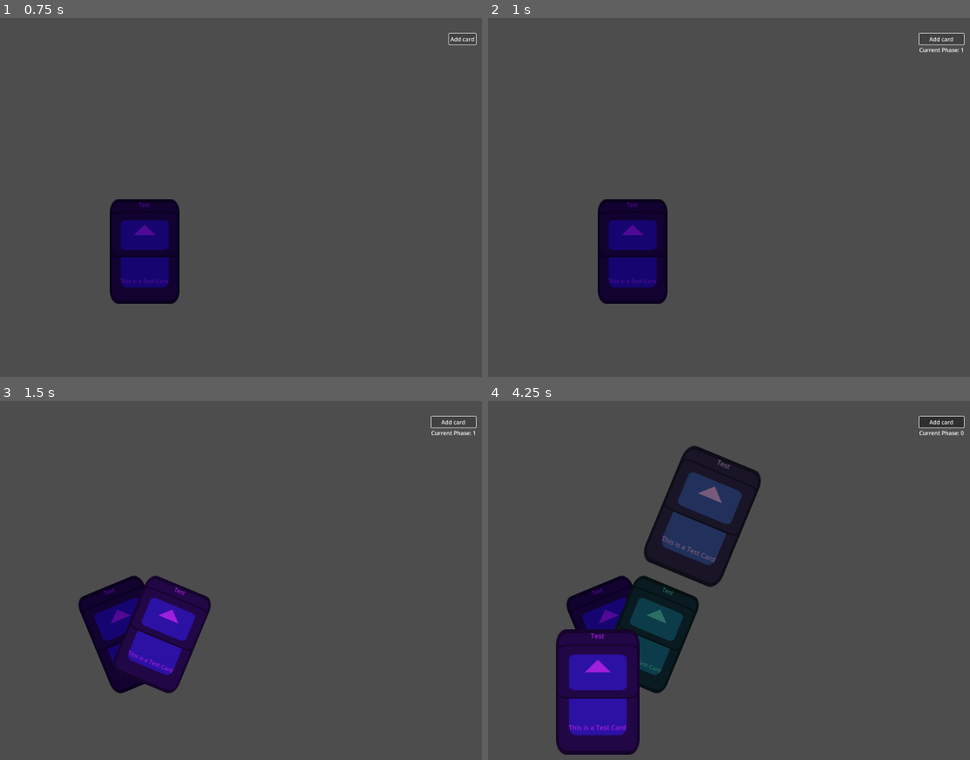
Above: before the commit, frames 1-4 (two rows, left to right).
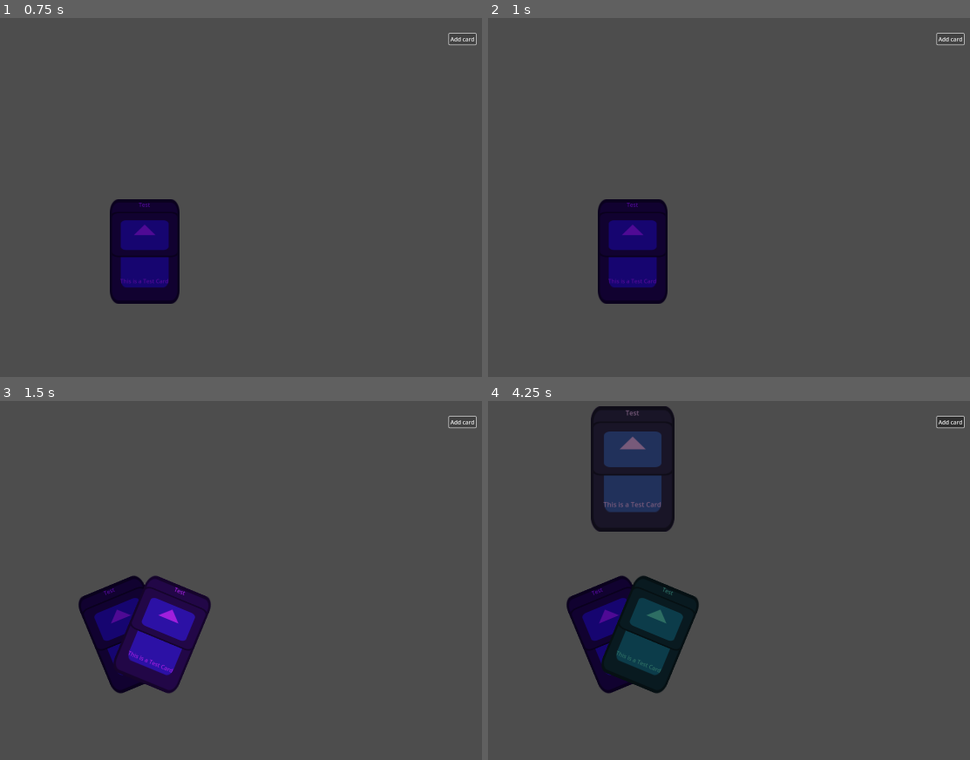
Above: after the commit, the same moments.

Repository: team-fow/hackathon
Game: Godot game, scene res://scenes/game/game.tscn
Two runs of this game, one before a commit and one after it. Both use one fixed random seed, a clock stepped at 60 frames per second and the inputs below. The engine's default icon, where the game draws it, is replaced by a stand-in: a white triangle on a blue panel in a dark square.
Inputs (mouse positions are in pixels of both pictures, inside the frame that each line leads up to):
- Up to frame 1 (0.75 s): click "Add card" at 0.5 s
- Up to frame 2 (1 s): no input
- Up to frame 3 (1.5 s): click "Add card" at 1.25 s
- Up to frame 4 (4.25 s): click "Add card" at 2 s; tap Enter at 2.75 s; drag from (598, 634) to (700, 515) at 2.77 s; drag from (632, 609) to (598, 691) at 3.52 s

Frame 1 is identical in both runs. In frame 2, 0.2% of the frame differs, in the area x 89-99%, y 4-10%; in frame 3, 0.2%; in frame 4, 17%, in the area x 14-99%, y 1-99%.

Commit message:
playing cards & phase work

Diff:
--- a/scenes/card_list/hand.gd
+++ b/scenes/card_list/hand.gd
@@ -5,7 +5,10 @@
 const MAX_FAN_ROTATION: float = PI / 8 ## Maximum rotation for fanning.
 const MAX_FAN_OFFSET: float = Card.SIZE.y / 4 ## Maximum vertical offset for fanning.
 const HOVERED_CARD_SCALE := Vector2(1.2, 1.2) ## Scaling applied to the currently hovered card.
+const PLAYED_CARD_POSITION := Vector2(0, -400) ## Position played cards are moved to.
 const TWEEN_DURATION: float = 0.1 ## Duration of tweening effects.
+
+@export var flipped: bool ## Whether cards are face-up and can be interacted with.
 
 var held_card: Card ## The card currently being dragged out of the hand.
 var held_card_idx: int ## The previous index of [member held_card] in the list.
@@ -17,7 +20,7 @@
 
 # Handles grabbing cards.
 func _on_card_input(event: InputEvent, card: Card) -> void:
-	if event.is_action_pressed("click"):
+	if event.is_action_pressed("click") and not flipped:
 		held_card = card
 		held_card_idx = cards.find(held_card)
 		_remove_card_from_list(card)
@@ -35,8 +38,14 @@
 				_add_card_to_list(held_card, held_card_idx)
 				held_card.z_index = 0
 			else:
-				held_card.play()
+				_play_card(held_card)
 			held_card = null
+
+
+func _play_card(card: Card) -> void:
+	await _tween_card(card, PLAYED_CARD_POSITION, 0)
+	await get_tree().create_timer(1).timeout
+	card.queue_free() # temp
 
 
 
@@ -69,6 +78,7 @@
 	var tween: Tween = get_tree().create_tween().set_parallel().set_trans(Tween.TRANS_CUBIC)
 	tween.tween_property(card, "position", pos, TWEEN_DURATION)
 	tween.tween_property(card, "rotation", rot, TWEEN_DURATION)
+	await tween.finished
 
 
 func _on_card_moused(card: Card, mouse_inside: bool) -> void:
--- a/scenes/game/game.gd
+++ b/scenes/game/game.gd
@@ -1,29 +1,58 @@
 extends Node
 
+enum Phase {AWAIT_PLAYER_1, PLAYER_1, AWAIT_PLAYER_2, PLAYER_2, MAX}
+
+@export var players: Array[Player]
+
+var curr_phase : Phase = Phase.AWAIT_PLAYER_1
+var active: bool
+
 @onready var phase_label: Label = $UI/Margins/VBoxContainer/Phase_Label
-@onready var player: Player = $Player
-enum {AWAIT_PLAYER_1, PLAYER_1, AWAIT_PLAYER_2, PLAYER_2}
-var curr_phase : int
+@onready var standby_screen: ColorRect = $UI/StandbyScreen
 
 
 # Called when the node enters the scene tree for the first time.
 func _ready() -> void:
-	player.died.connect(_on_player_died)
-	curr_phase = AWAIT_PLAYER_1
-	while true:
-		await get_tree().create_timer(1).timeout
-		next_phase()
+	for player: Player in players:
+		player.died.connect(_on_player_died.bind(player))
+
+	cycle()
+
+
+func cycle() -> void:
+	while active:
+		curr_phase = (curr_phase + 1) % Phase.MAX
+		phase_label.text = "Current Phase: " + str(curr_phase)
+		await _standby()
+		await _turn()
 
 
 # Called when the player's health reaches an extreme
-func _on_player_died():
-	pass
+func _on_player_died(player: Player):
+	active = false
 
 
-# Advances the current phase to the next phase in the enum
-func next_phase() -> int:
-	curr_phase += 1
-	if curr_phase > PLAYER_2:
-		curr_phase = 0
-	phase_label.text = "Current Phase: " + str(curr_phase)
-	return curr_phase
+
+# ui
+
+# Rotates and flips player hands
+func _turn() -> void:
+	players.reverse()
+	players[0].flipped = true
+	players[0].rotation = 0
+	players[1].flipped = false
+	players[1].rotation = PI
+
+	await get_tree().create_timer(2).timeout
+
+
+# Hides the game state and waits for player input.
+func _standby() -> void:
+	standby_screen.show()
+
+	while true:
+		var event: InputEvent = await standby_screen.gui_input
+		if event.is_action_pressed("click"):
+			break
+
+	standby_screen.hide()
